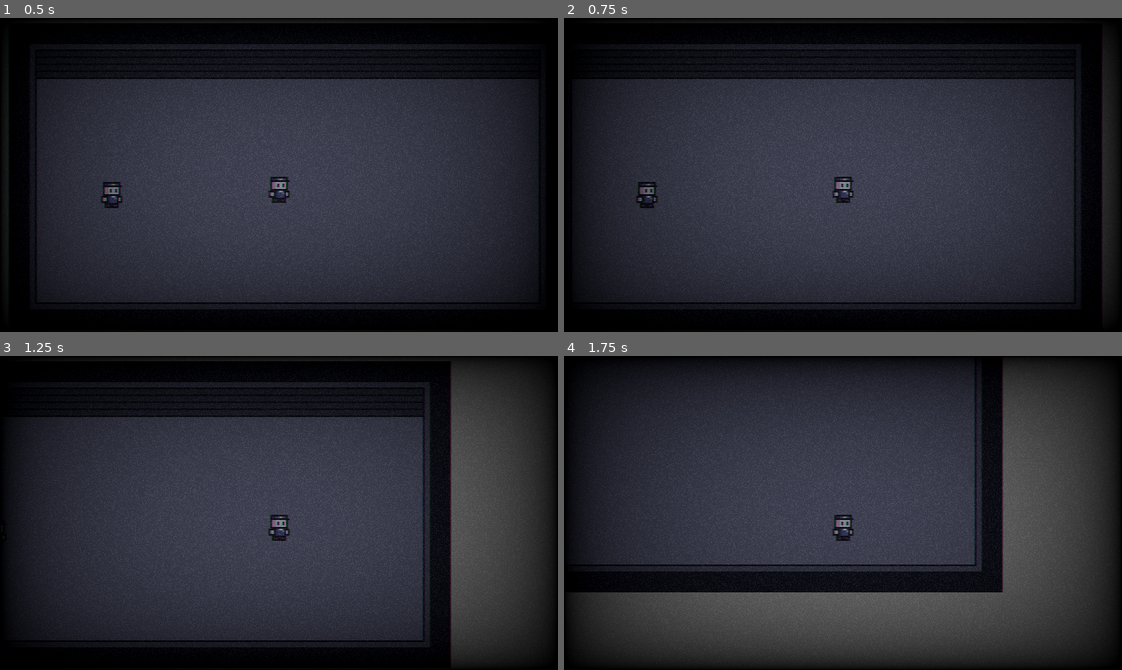
Above: before the commit, frames 1-4 (two rows, left to right).
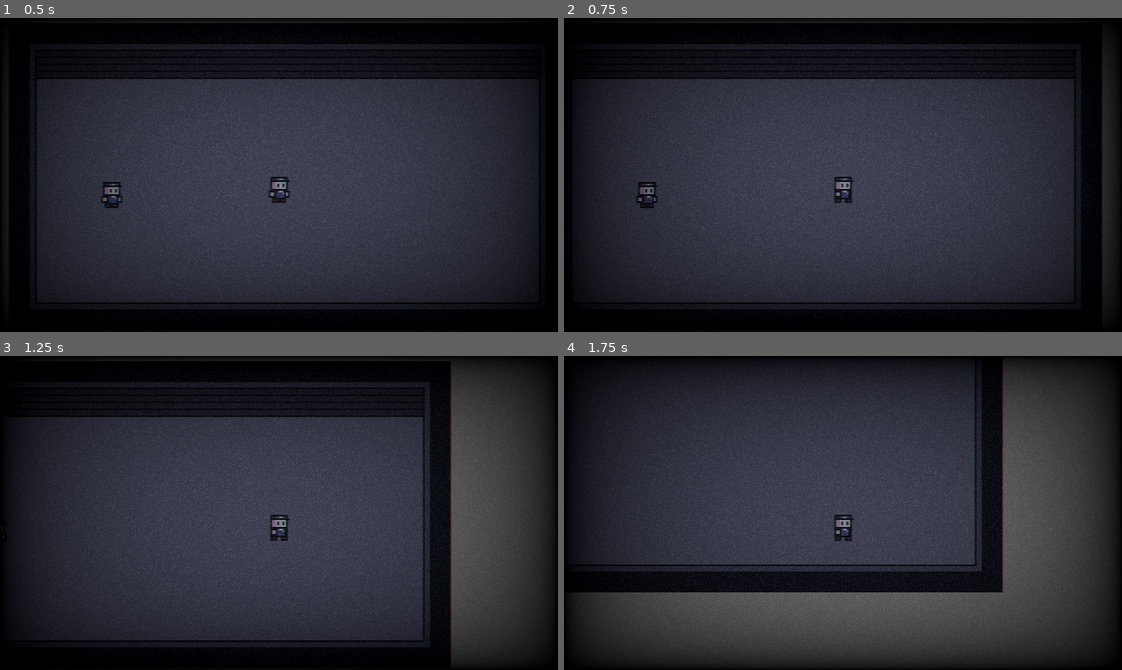
Above: after the commit, the same moments.

Repository: Iridynne/acerola-jam-0
Game: Godot game, scene res://levels/debug_level.tscn
Two runs of this game, one before a commit and one after it. Both use one fixed random seed, a clock stepped at 60 frames per second and the inputs below. Sound files missing from this copy of the repository are replaced by a short silence.
Inputs:
- Up to frame 1 (0.5 s): no input
- Up to frame 2 (0.75 s): tap Enter at 0.5 s; hold D (move_right) from 0.53 s (still down); hold E (advance_dialog) from 0.53 s (still down)
- Up to frame 3 (1.25 s): keep holding D (move_right); keep holding E (advance_dialog)
- Up to frame 4 (1.75 s): release D (move_right) at 1.28 s; release E (advance_dialog) at 1.28 s; hold S (move_down) from 1.28 s (still down); tap E (advance_dialog) at 1.35 s

Frame 1 is identical in both runs. In frame 2, less than 0.1% of the frame differs, in the area x 48-52%, y 55-59%; in frame 3, less than 0.1%; in frame 4, less than 0.1%.

Commit message:
Yassified Dialogue system

Diff:
--- a/player/player.tscn
+++ b/player/player.tscn
@@ -48,7 +48,7 @@
 }],
 "loop": false,
 "name": &"hurt",
-"speed": 12.0
+"speed": 8.0
 }, {
 "frames": [{
 "duration": 1.0,
@@ -56,7 +56,7 @@
 }],
 "loop": true,
 "name": &"idle",
-"speed": 12.0
+"speed": 8.0
 }, {
 "frames": [{
 "duration": 1.0,
@@ -73,7 +73,7 @@
 }],
 "loop": true,
 "name": &"walk",
-"speed": 12.0
+"speed": 8.0
 }]
 
 [sub_resource type="CapsuleShape2D" id="CapsuleShape2D_437jv"]
@@ -89,7 +89,7 @@
 
 [node name="AnimatedSprite2D" type="AnimatedSprite2D" parent="."]
 sprite_frames = SubResource("SpriteFrames_8wpxw")
-animation = &"idle"
+animation = &"walk"
 
 [node name="CollisionShape2D" type="CollisionShape2D" parent="."]
 position = Vector2(0, 9)
--- a/player/states/player_idle.gd
+++ b/player/states/player_idle.gd
@@ -9,5 +9,8 @@
 	pass
 
 func update(_delta: float):
+	if DialogueManager.is_dialog_active:
+		return
+
 	if Input.get_vector("move_left", "move_right", "move_up", "move_down"):
 		transitioned.emit(self, "move")
--- a/player/states/player_move.gd
+++ b/player/states/player_move.gd
@@ -14,6 +14,9 @@
 		transitioned.emit(self, "idle")
 
 func physics_update(delta: float):
+	if DialogueManager.is_dialog_active:
+		return
+
 	var direction = Input.get_vector("move_left", "move_right", "move_up", "move_down")
 	player.velocity = direction * player.speed
 
--- a/ui/text_box/text_box.gd
+++ b/ui/text_box/text_box.gd
@@ -3,6 +3,7 @@
 @onready var label := $MarginContainer/Label
 @onready var timer := $LetterDisplayTimer
 @onready var audio_player := $AudioStreamPlayer
+@onready var next_indicator := $NinePatchRect/Control2/NextIndicator
 
 @export var max_width := 128
 
@@ -14,6 +15,9 @@
 var letter_index = 0
 
 signal finished_displaying()
+
+func _ready():
+	scale = Vector2.ZERO
 
 func display_text(text_to_display: String, speech_sfx: AudioStream):
 	text = text_to_display
@@ -33,6 +37,11 @@
 	global_position.y -= size.y + 12
 
 	label.text = ""
+
+	pivot_offset = Vector2(size.x / 2, size.y)
+	var tween = get_tree().create_tween()
+	tween.tween_property(self, "scale", Vector2(1, 1), 0.15).set_trans(Tween.TRANS_BACK)
+
 	_display_letter()
 
 func _display_letter():
@@ -41,6 +50,7 @@
 	letter_index += 1
 	if letter_index >= text.length():
 		finished_displaying.emit()
+		next_indicator.visible = true
 		return
 
 	match text[letter_index]:
--- a/ui/text_box/text_box.tscn
+++ b/ui/text_box/text_box.tscn
@@ -1,8 +1,46 @@
-[gd_scene load_steps=4 format=3 uid="uid://ckbueo0rcgewe"]
+[gd_scene load_steps=11 format=3 uid="uid://ckbueo0rcgewe"]
 
 [ext_resource type="Script" path="res://ui/text_box/text_box.gd" id="1_0snfp"]
-[ext_resource type="Texture2D" uid="uid://g4wblwhd02wo" path="res://ui/text_box/dialogue_box.png" id="1_f0ly5"]
 [ext_resource type="FontFile" uid="uid://biqvjoct3mvo7" path="res://ui/fonts/PublicPixel.otf" id="2_bwud0"]
+[ext_resource type="Texture2D" uid="uid://g4wblwhd02wo" path="res://ui/text_box/sprites/dialogue_box.png" id="2_ffnep"]
+[ext_resource type="Texture2D" uid="uid://b3xstqlnptu7j" path="res://ui/text_box/sprites/dialogue_box_tail.png" id="3_i2lwr"]
+[ext_resource type="Texture2D" uid="uid://dtg6u43dtcrf3" path="res://ui/text_box/sprites/next_indicator.png" id="4_4kskr"]
+
+[sub_resource type="AtlasTexture" id="AtlasTexture_p44vy"]
+atlas = ExtResource("4_4kskr")
+region = Rect2(0, 0, 4, 4)
+
+[sub_resource type="AtlasTexture" id="AtlasTexture_8xmy6"]
+atlas = ExtResource("4_4kskr")
+region = Rect2(4, 0, 4, 4)
+
+[sub_resource type="AtlasTexture" id="AtlasTexture_1b08v"]
+atlas = ExtResource("4_4kskr")
+region = Rect2(8, 0, 4, 4)
+
+[sub_resource type="AtlasTexture" id="AtlasTexture_car3r"]
+atlas = ExtResource("4_4kskr")
+region = Rect2(12, 0, 4, 4)
+
+[sub_resource type="SpriteFrames" id="SpriteFrames_olcxi"]
+animations = [{
+"frames": [{
+"duration": 1.0,
+"texture": SubResource("AtlasTexture_p44vy")
+}, {
+"duration": 1.0,
+"texture": SubResource("AtlasTexture_8xmy6")
+}, {
+"duration": 1.0,
+"texture": SubResource("AtlasTexture_1b08v")
+}, {
+"duration": 1.0,
+"texture": SubResource("AtlasTexture_car3r")
+}],
+"loop": true,
+"name": &"default",
+"speed": 8.0
+}]
 
 [node name="TextBox" type="MarginContainer"]
 script = ExtResource("1_0snfp")
@@ -10,11 +48,47 @@
 
 [node name="NinePatchRect" type="NinePatchRect" parent="."]
 layout_mode = 2
-texture = ExtResource("1_f0ly5")
+texture = ExtResource("2_ffnep")
 patch_margin_left = 8
 patch_margin_top = 8
 patch_margin_right = 8
 patch_margin_bottom = 8
+
+[node name="Control" type="Control" parent="NinePatchRect"]
+layout_mode = 1
+anchors_preset = 7
+anchor_left = 0.5
+anchor_top = 1.0
+anchor_right = 0.5
+anchor_bottom = 1.0
+offset_left = -20.0
+offset_top = -40.0
+offset_right = 20.0
+grow_horizontal = 2
+grow_vertical = 0
+
+[node name="Sprite2D" type="Sprite2D" parent="NinePatchRect/Control"]
+position = Vector2(20, 40)
+texture = ExtResource("3_i2lwr")
+
+[node name="Control2" type="Control" parent="NinePatchRect"]
+layout_mode = 1
+anchors_preset = 3
+anchor_left = 1.0
+anchor_top = 1.0
+anchor_right = 1.0
+anchor_bottom = 1.0
+offset_left = -40.0
+offset_top = -40.0
+grow_horizontal = 0
+grow_vertical = 0
+
+[node name="NextIndicator" type="AnimatedSprite2D" parent="NinePatchRect/Control2"]
+visible = false
+position = Vector2(38, 38)
+sprite_frames = SubResource("SpriteFrames_olcxi")
+autoplay = "default"
+frame_progress = 0.799531
 
 [node name="MarginContainer" type="MarginContainer" parent="."]
 layout_mode = 2
Renamed: ui/text_box/dialogue_box.png -> ui/text_box/sprites/dialogue_box.png
Not shown, added: ui/text_box/sprites/dialogue_box.png.import
Binary file added: ui/text_box/sprites/dialogue_box_tail.png
Not shown, added: ui/text_box/sprites/dialogue_box_tail.png.import
Binary file added: ui/text_box/sprites/next_indicator.png
Not shown, changed: ui/text_box/sprites/next_indicator.png.import
